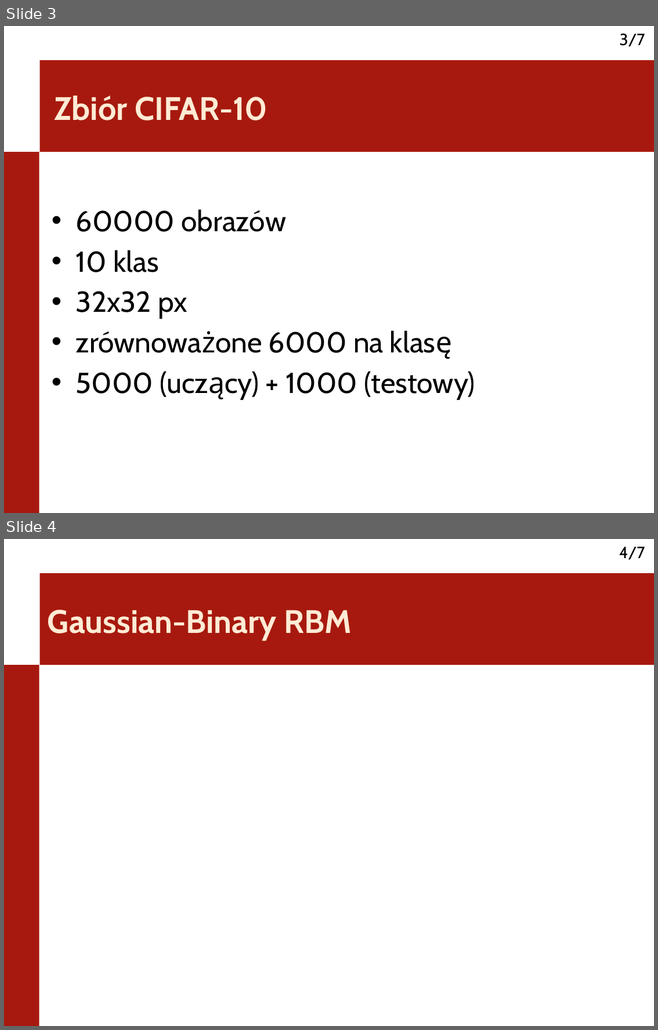
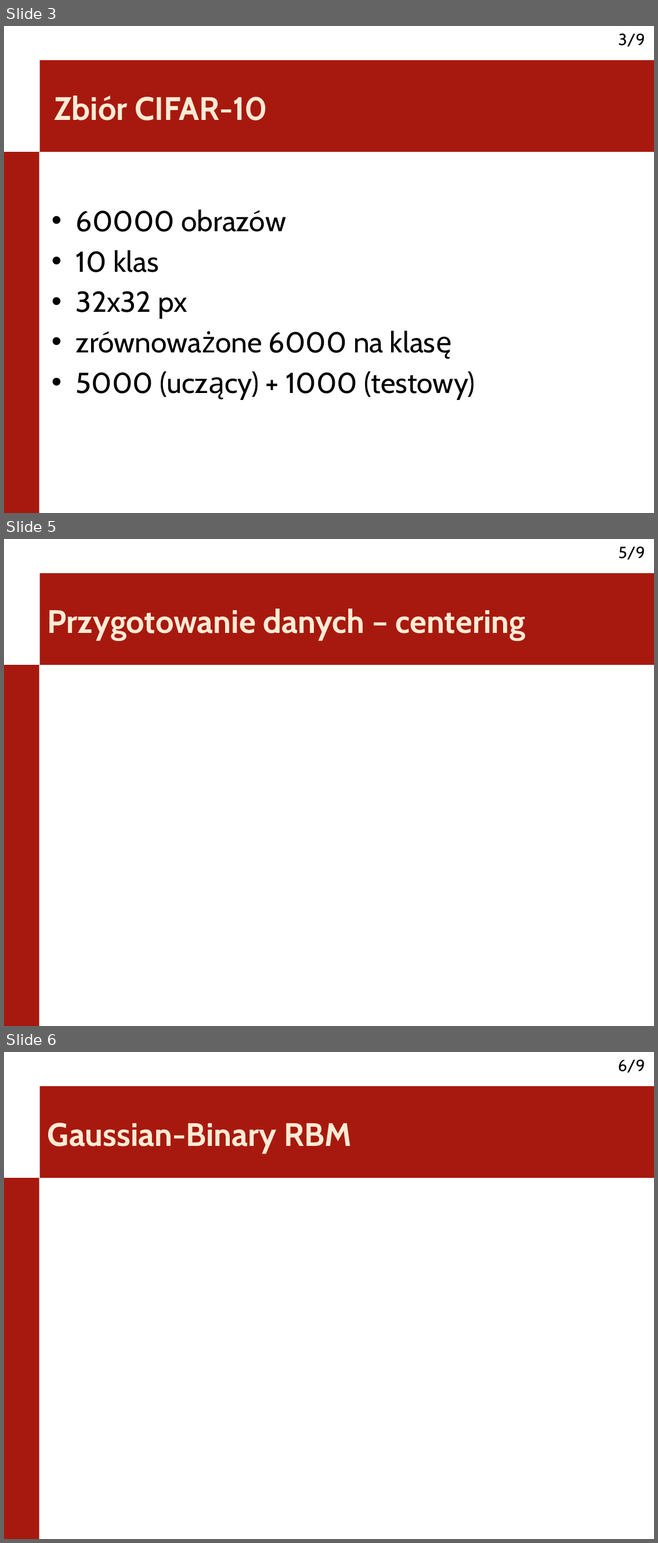
Before and after one commit to KBrus/nton-rbm, a slide deck: doc/prez-GBRBM.odp. Shown one above the other, each under a label of ours: slides 3 and 4 before the commit, slides 3, 5 and 6 after it; the slides between them are not shown. The pictures are 658x1030 and 658x1543 pixels, drawn with LibreOffice and Linux fonts; fonts in the diff are those of the drawing; background and template pictures are left out. Boxes give left, top, right and bottom in pixels: in the first picture for what was removed or moved away, otherwise in the second. Text is boxed around its words. In the diff, an @@ line names an element or a change of style, - is before the commit and + after.

```diff
--- a/doc/prez-GBRBM.odp
+++ b/doc/prez-GBRBM.odp
@@ slide 5 added at <box>4,539,654,1026</box>, background #FFFFFF; not listed: 3 template elements that a slide beside it also shows @@
@@ title added at <box>48,609,525,641</box>, 36 pt, text #FFEBD5, bold @@
+Przygotowanie danych – centering
@@ page number at <box>618,34,644,47</box>: text changed @@
-3/7
+3/9
@@ what was slide 4 is now slide 6 @@
@@ page number at <box>618,1060,645,1073</box>: text changed @@
-4/7
+6/9
```
Also in this commit, not shown: 1 other slide added.
